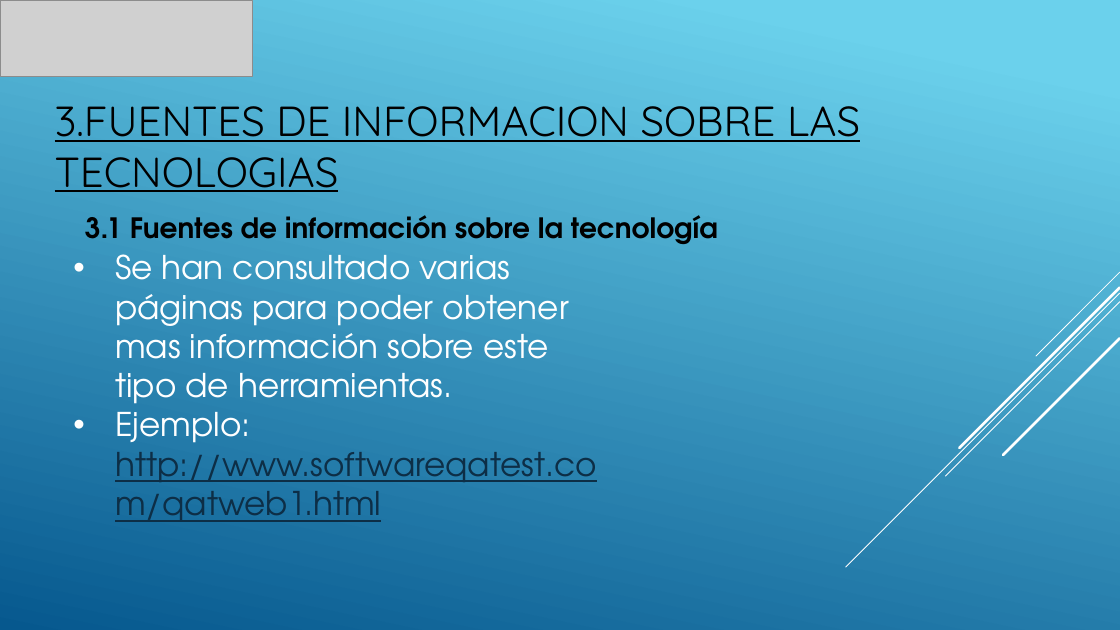
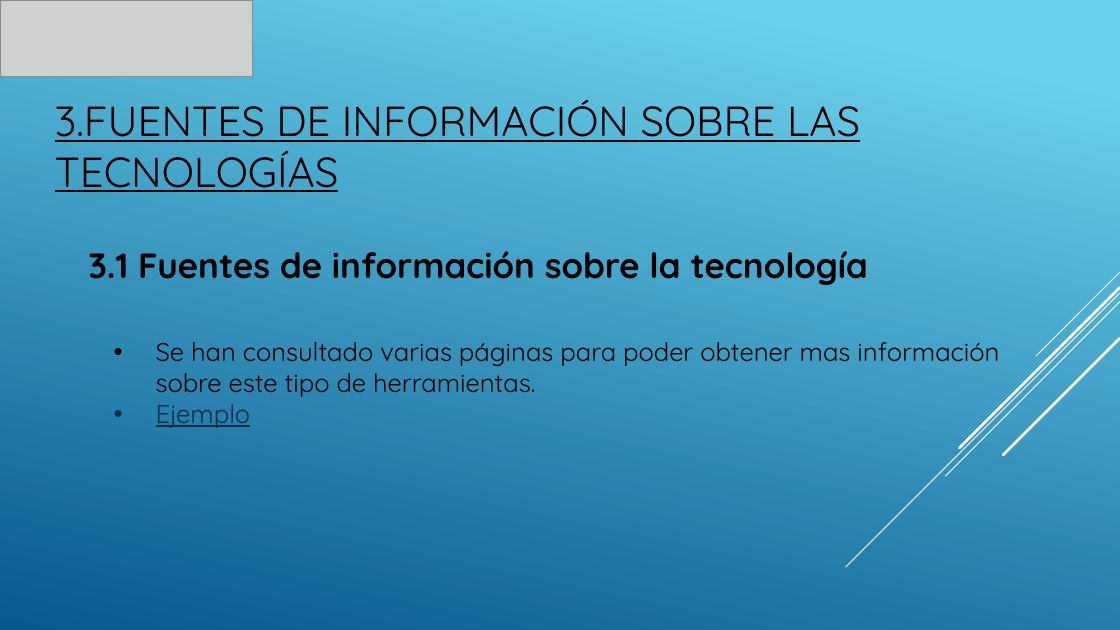
Before and after one commit to PedroISP/TG1, a slide deck: slide 9 of TG1_final.pptx. Drawn at 1120x630 pixels with LibreOffice and Linux fonts; fonts in the diff are those of the drawing; grey boxes stand for pictures. Boxes give left, top, right and bottom in pixels: in the first picture for what was removed or moved away, otherwise in the second. Text is boxed around its words. In the diff, an @@ line names an element or a change of style, - is before the commit and + after.

```diff
--- a/TG1_final.pptx
+++ b/TG1_final.pptx
@@ title at (x1=55, y1=100, x2=860, y2=192): text changed @@
-3.FUENTES DE INFORMACION SOBRE LAS TECNOLOGIAS
+3.FUENTES DE INFORMACIÓN SOBRE LAS TECNOLOGÍAS
@@ text "3.1 Fuentes de información sobre ..." moved from (x1=85, y1=215, x2=718, y2=244) to (x1=89, y1=251, x2=869, y2=285) @@
@@ text "3.1 Fuentes de información sobre ..." at (x1=89, y1=251, x2=869, y2=285): size 24 to 30 pt, font TeX Gyre Adventor to Quicksand @@
@@ text "Se han consultado varias páginas ..." moved from (x1=115, y1=254, x2=597, y2=522) to (x1=156, y1=342, x2=999, y2=428) @@
@@ text at (x1=156, y1=342, x2=999, y2=397): size 28 to 22 pt, font TeX Gyre Adventor to Quicksand, text colour #FFFFFF to #000000 @@
@@ text at (x1=156, y1=404, x2=251, y2=428): text changed; size 28 to 22 pt; font TeX Gyre Adventor to Quicksand @@
-• Ejemplo: http://www.softwareqatest.com/qatweb1.html
+• Ejemplo
```
Also in this commit, not shown: 7 other slides changed, 4 slides added, 1 other file.
